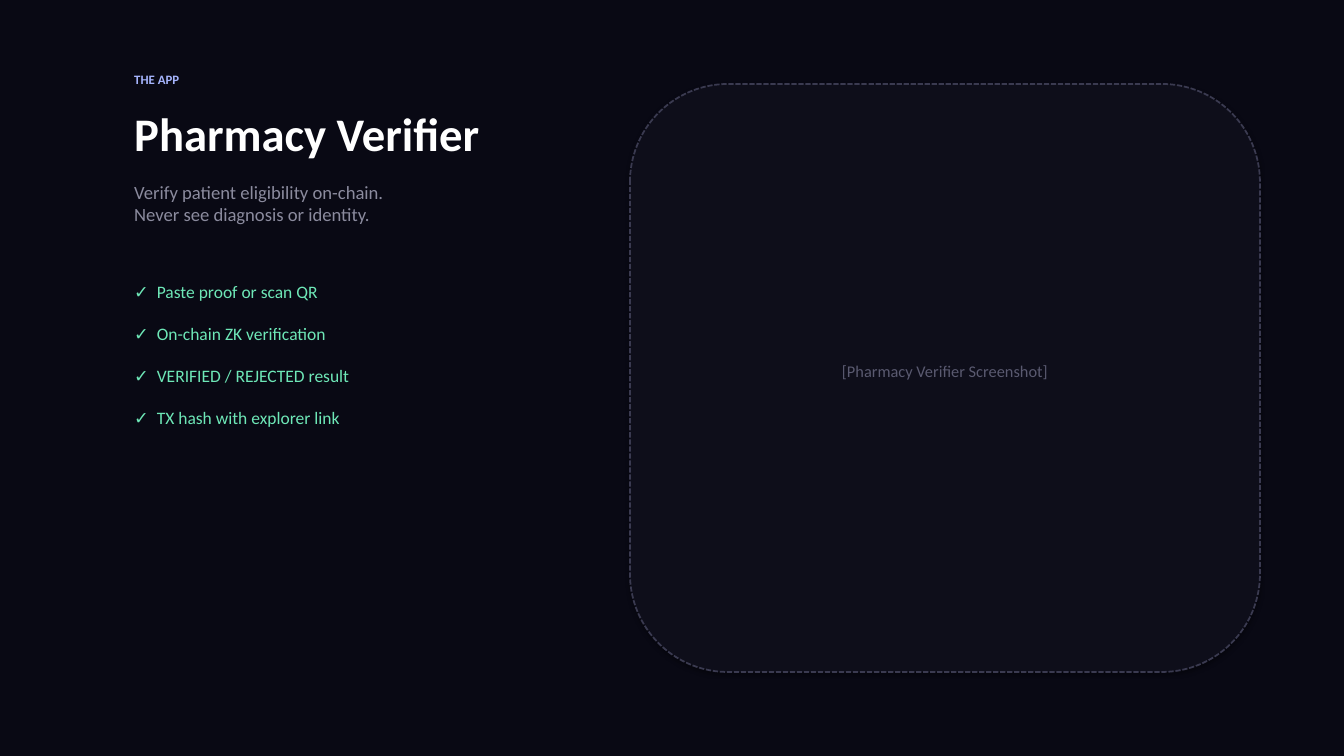
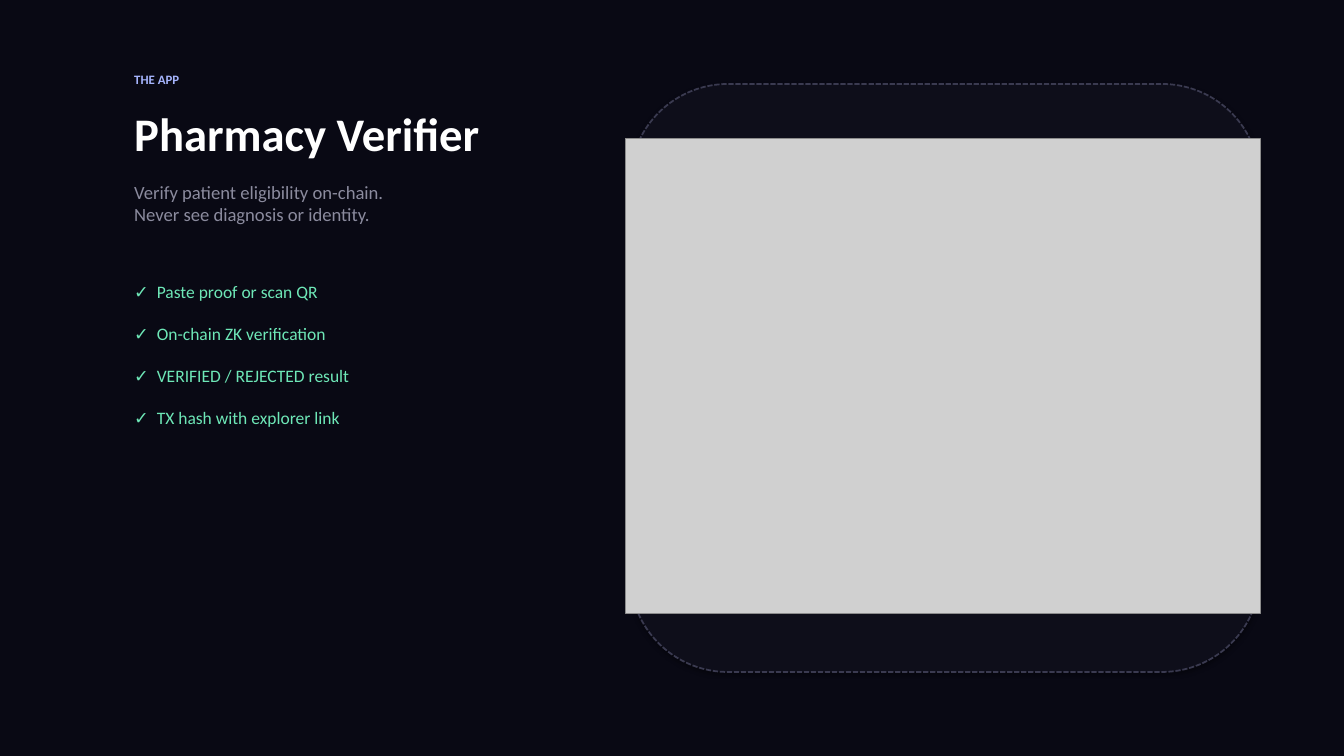
Before and after one commit to 0xNoramiya/nightrx, a slide deck: slide 7 of NightRx-Pitch-Deck.pptx. Drawn at 1344x756 pixels with LibreOffice and Linux fonts; fonts in the diff are those of the drawing; grey boxes stand for pictures. Boxes give left, top, right and bottom in pixels: in the first picture for what was removed or moved away, otherwise in the second. Text is boxed around its words. In the diff, an @@ line names an element or a change of style, - is before the commit and + after.

Commit message:
docs: add app screenshots to pitch deck

```diff
--- a/NightRx-Pitch-Deck.pptx
+++ b/NightRx-Pitch-Deck.pptx
@@ picture added at [625, 139, 1260, 613] @@
@@ text removed at [842, 365, 1048, 380] @@
-[Pharmacy Verifier Screenshot]
```
Also in this commit, not shown: 4 other slides changed.
